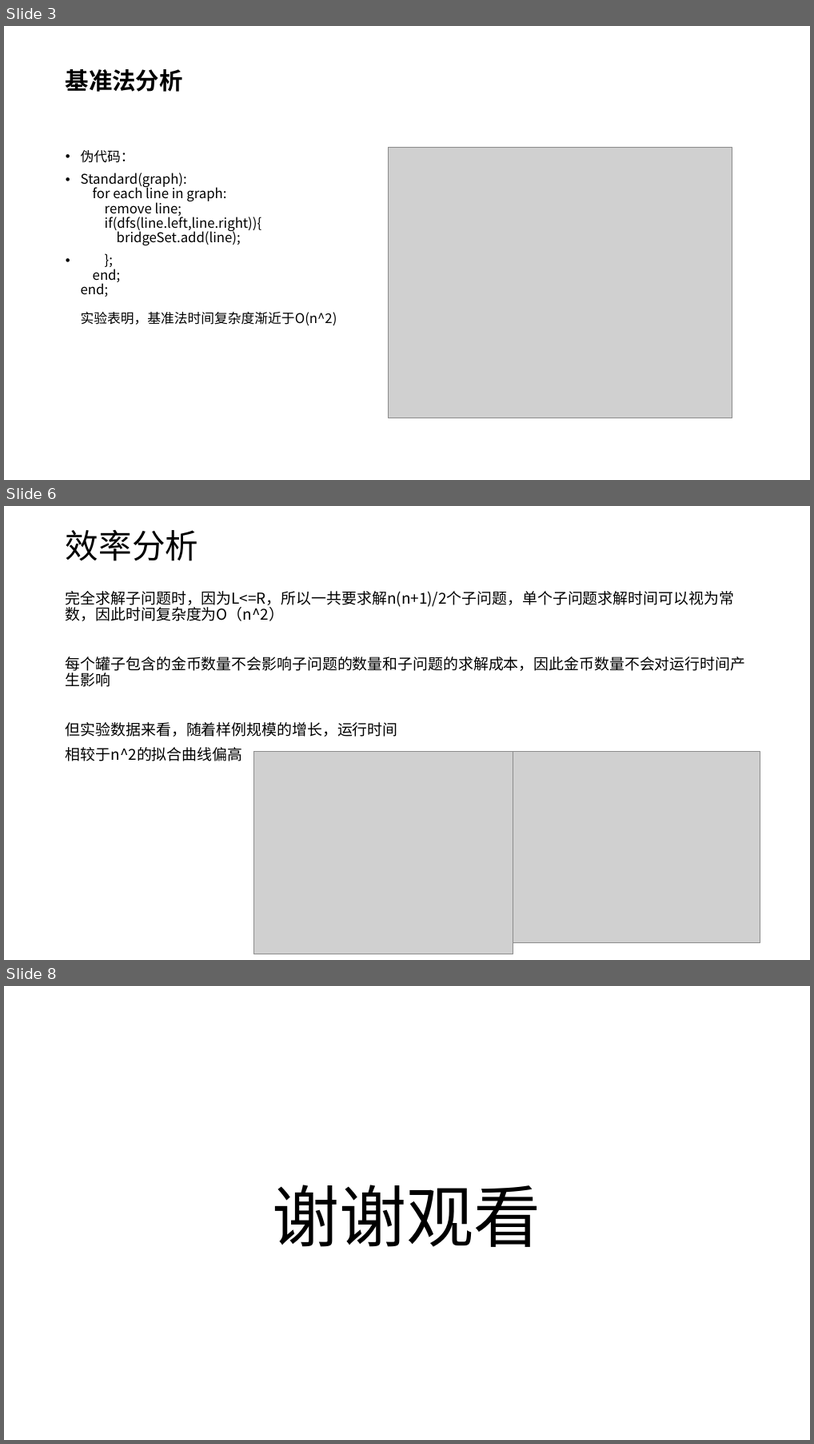
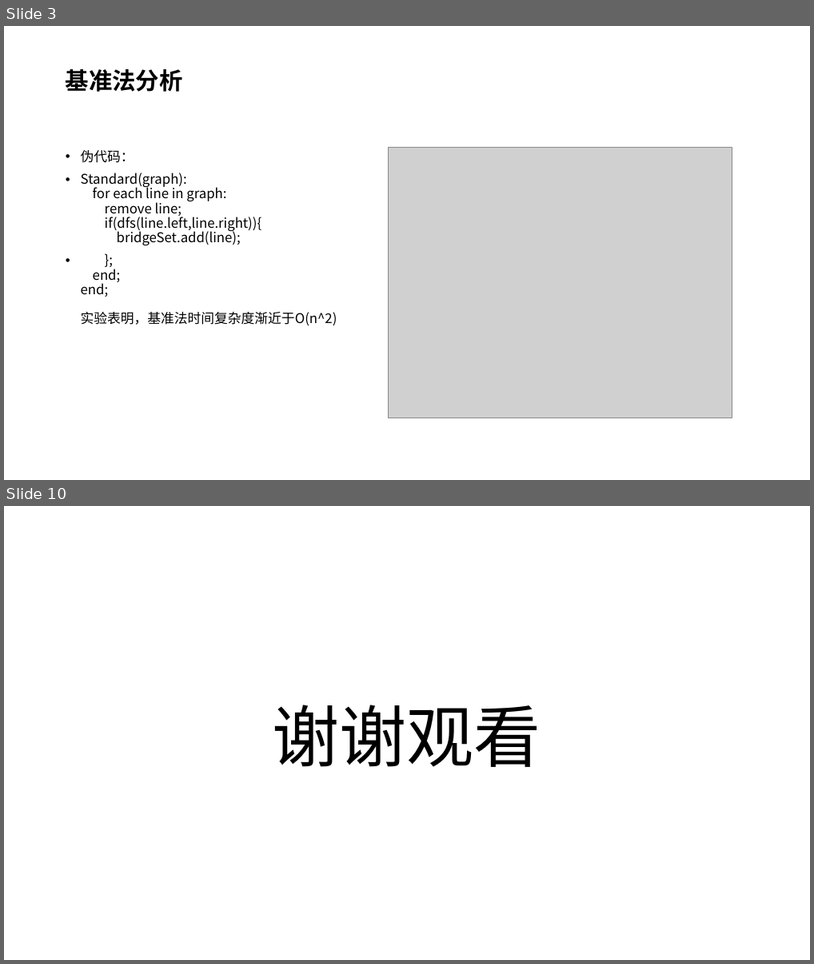
Before and after one commit to VirtualPuffer/Algorithm_Experiment, a slide deck: report/实验5/算法实验05.pptx. Shown one above the other, each under a label of ours: slides 3, 6 and 8 before the commit, slides 3 and 10 after it; the slides between them are not shown. The pictures are 814x1444 and 814x964 pixels, drawn with LibreOffice and Linux fonts; fonts in the diff are those of the drawing; grey boxes stand for pictures. Boxes give left, top, right and bottom in pixels: in the first picture for what was removed or moved away, otherwise in the second. Text is boxed around its words. In the diff, an @@ line names an element or a change of style, - is before the commit and + after.

Commit message:
实验5ppt

```diff
--- a/report/实验5/算法实验05.pptx
+++ b/report/实验5/算法实验05.pptx
@@ slide 6 removed at (4,506,810,960), background #FFFFFF @@
@@ title removed at (66,530,198,561) @@
-效率分析
@@ text removed at (66,591,746,761) @@
-完全求解子问题时，因为L<=R，所以一共要求解n(n+1)/2个子问题，单个子问题求解时间可以视为常数，因此时间复杂度为O（n^2）
-每个罐子包含的金币数量不会影响子问题的数量和子问题的求解成本，因此金币数量不会对运行时间产生影响
-但实验数据来看，随着样例规模的增长，运行时间
-相较于n^2的拟合曲线偏高
@@ picture removed at (254,751,514,954) @@
@@ picture removed at (514,751,760,943) @@
@@ what was slide 8 is now slide 10 @@
```
Also in this commit, not shown: 1 slide changed, 5 slides added, 2 other slides removed, 3 other files.
